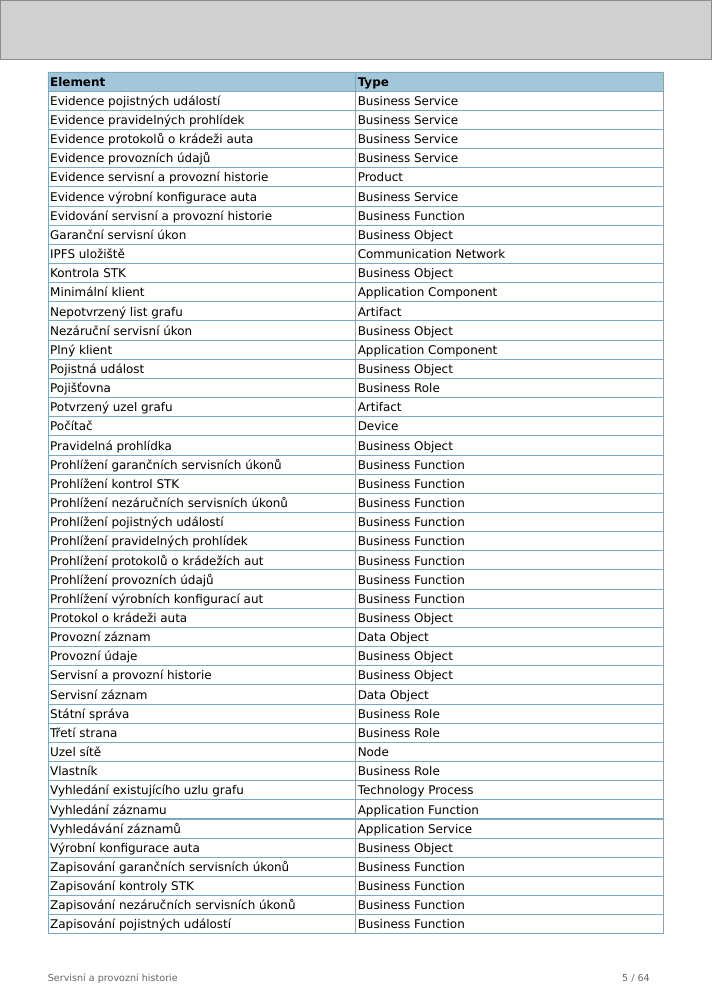
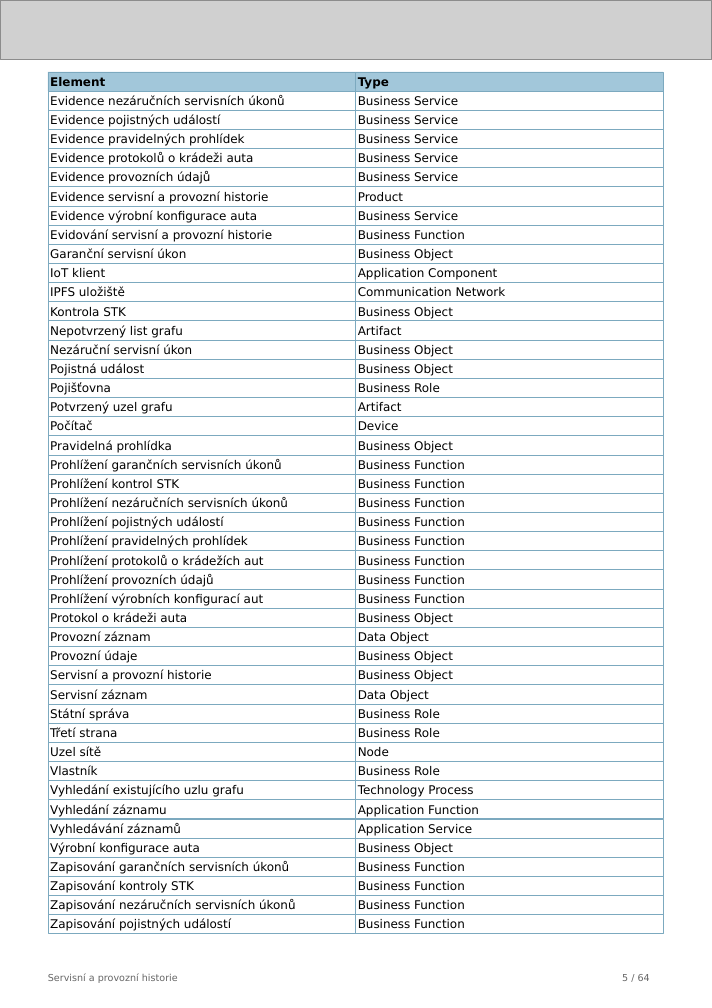
Before and after one commit to friedmannmartin/servisni_a_provozni_historie, a slide deck: slide 5 of report/jasper/servisni_a_provozni_historie.pptx. Drawn at 712x1008 pixels with LibreOffice and Linux fonts; fonts in the diff are those of the drawing; grey boxes stand for pictures. Boxes give left, top, right and bottom in pixels: in the first picture for what was removed or moved away, otherwise in the second. Text is boxed around its words. In the diff, an @@ line names an element or a change of style, - is before the commit and + after.

```diff
--- a/report/jasper/servisni_a_provozni_historie.pptx
+++ b/report/jasper/servisni_a_provozni_historie.pptx
@@ rectangle added at [48, 91, 356, 110], outline #7CA9BF 0.5 pt, 10 pt, text #000000 @@
+Evidence nezáručních servisních úkonů
@@ rectangle added at [355, 167, 663, 186], outline #7CA9BF 0.5 pt, 10 pt, text #000000 @@
+Business Service
@@ 15 rectangles: place and size @@
-15 rectangles at [48, 91, 663, 340]
+15 rectangles at [48, 110, 663, 359]
@@ 3 rectangles: place and size @@
-3 rectangles at [48, 283, 663, 340]
+3 rectangles at [48, 264, 663, 321]
@@ text in rectangle at [50, 268, 105, 277]: text changed @@
-Minimální klient
+IoT klient
@@ 3 rectangles: place and size @@
-3 rectangles at [48, 244, 663, 283]
+3 rectangles at [48, 283, 663, 321]
@@ rectangle removed at [48, 340, 356, 359] @@
-Plný klient
@@ rectangle "Business Object": place and size @@
-rectangle "Business Object" at [355, 264, 663, 283]
+rectangle "Business Object" at [355, 340, 663, 359]
@@ rectangle removed at [355, 340, 663, 359] @@
-Application Component
```
Also in this commit, not shown: 14 other slides changed, 9 other files.
